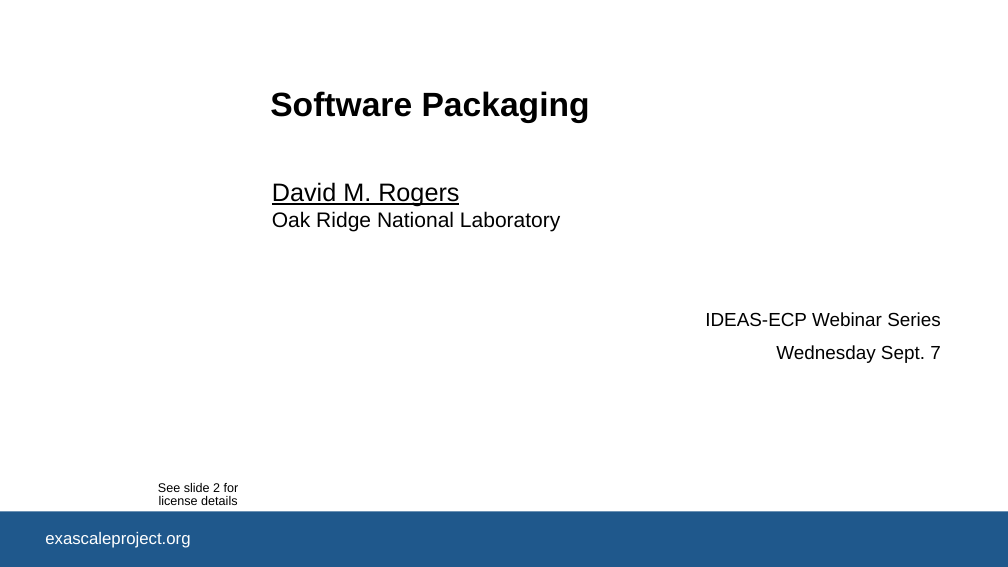
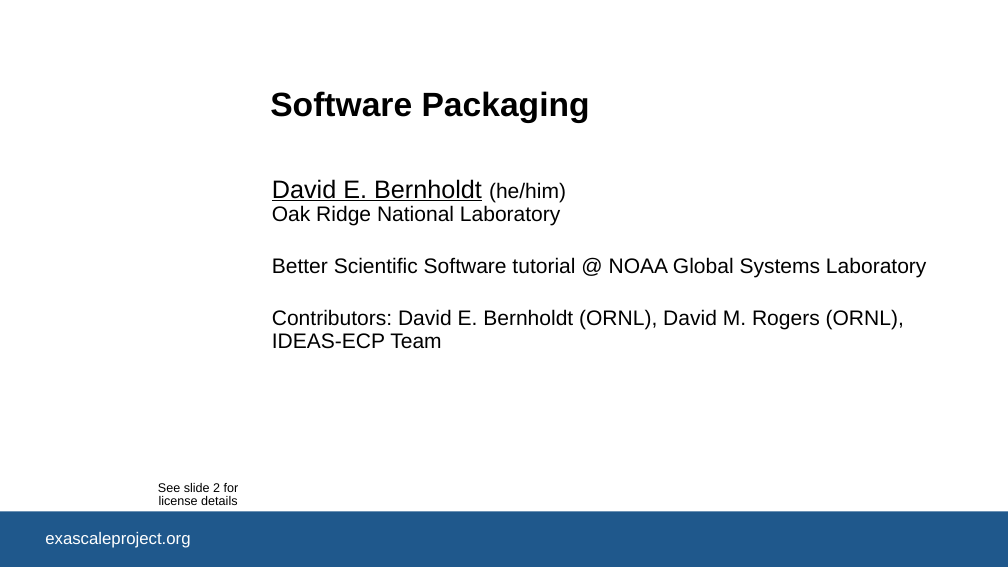
Before and after one commit to bssw-tutorial/presentations, a slide deck: slide 1 of packaging.pptx. Drawn at 1008x567 pixels with LibreOffice and Linux fonts; fonts in the diff are those of the drawing; background and template pictures are left out. Boxes give left, top, right and bottom in pixels: in the first picture for what was removed or moved away, otherwise in the second. Text is boxed around its words. In the diff, an @@ line names an element or a change of style, - is before the commit and + after.

Commit message:
Final presentations for NOAA

```diff
--- a/packaging.pptx
+++ b/packaging.pptx
@@ subtitle at (272, 179, 926, 349): text changed; size 18 to 20 pt @@
-David M. Rogers
-Oak Ridge National Laboratory
-IDEAS-ECP Webinar Series
-Wednesday Sept. 7
+David E. Bernholdt (he/him)
+Oak Ridge National Laboratory
+Better Scientific Software tutorial @ NOAA Global Systems Laboratory
+Contributors: David E. Bernholdt (ORNL), David M. Rogers (ORNL), IDEAS-ECP Team
```
Also in this commit, not shown: 18 other slides changed, 1 slide added, 2 slides removed, 7 other files.
